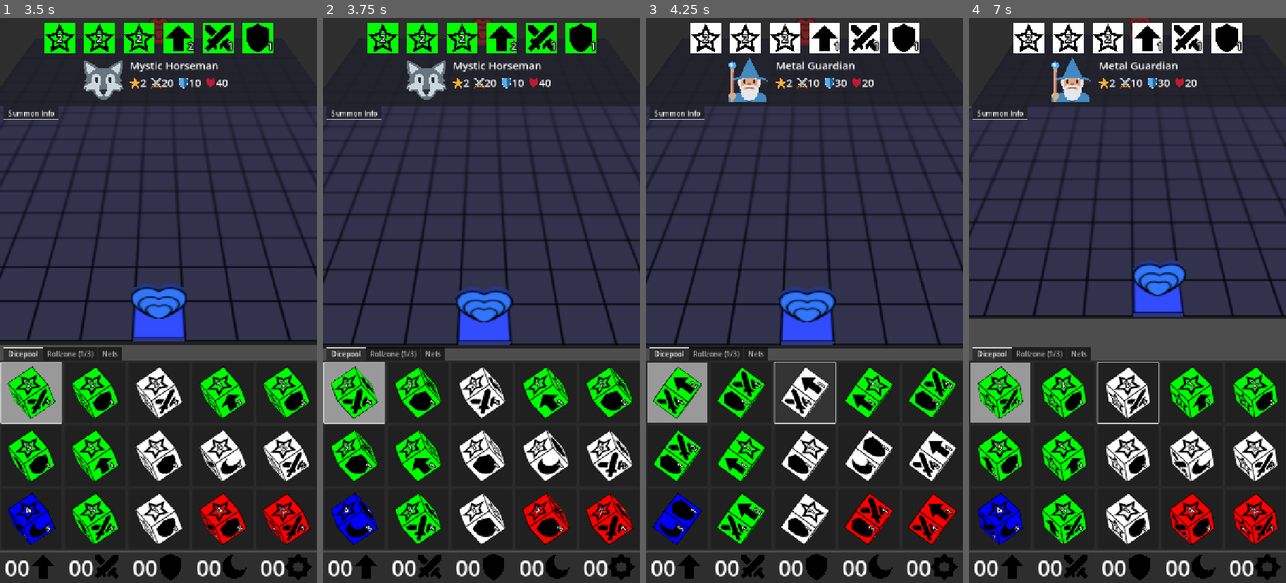
Above: before the commit, frames 1-4 (left to right).
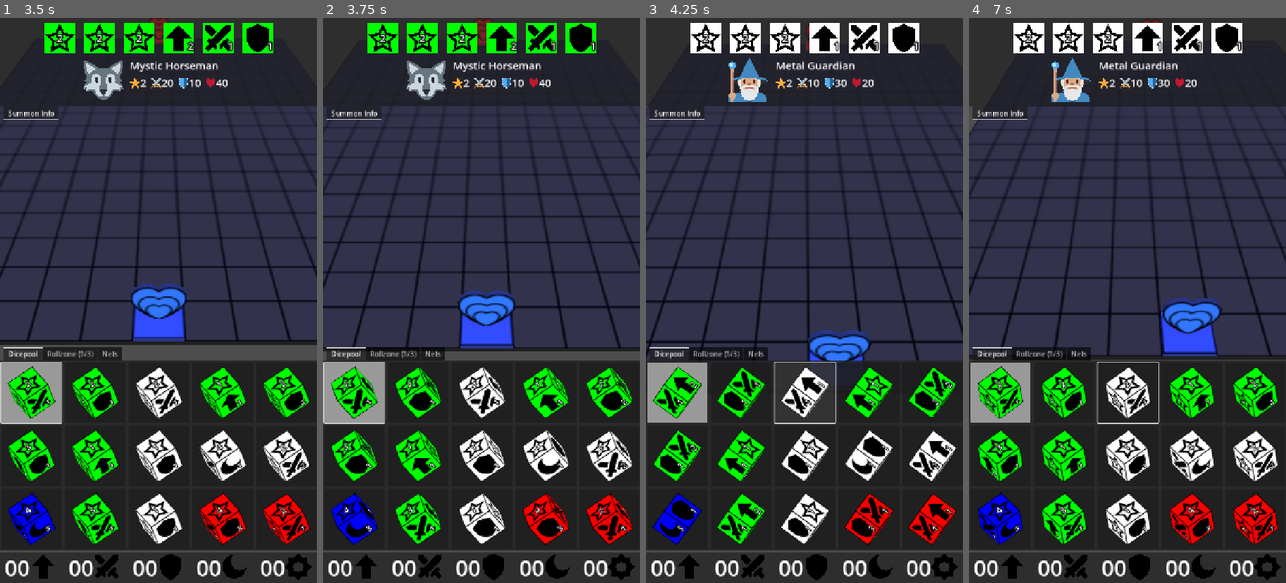
Above: after the commit, the same moments.

Repository: francocurotto/DDMre
Game: Godot game, scene res://scenes/duel.tscn
Same seed, same stepped clock (60 frames per second), same inputs: the game is played once before the commit and once after it.
Inputs (mouse positions are in pixels of both pictures, inside the frame that each line leads up to):
- Up to frame 1 (3.5 s): click (31, 390) at 0.52 s; click (31, 390) at 1.27 s; click (31, 390) at 2.02 s; move the mouse to (228, 272) at 2.77 s; click (228, 272) at 2.92 s
- Up to frame 2 (3.75 s): drag from (418, 328) to (465, 413) at 3.52 s
- Up to frame 3 (4.25 s): no input
- Up to frame 4 (7 s): move the mouse to (1159, 176) at 4.27 s; click (1159, 176) at 4.42 s; drag from (1111, 413) to (1032, 215) at 5.02 s; move the mouse to (1222, 385) at 5.77 s; click (1222, 385) at 5.92 s; drag from (1032, 215) to (1079, 159) at 6.52 s

Frame 1 is identical in both runs. In frame 2, 5.4% of the frame differs, in the area x 0-100%, y 0-59%; in frame 3, 9.3%; in frame 4, 13%, in the area x 0-100%, y 0-61%.

Commit message:
extend drag over control area

Diff:
--- a/source/scenes/player_gui/touch_controls/touch_controls.gd
+++ b/source/scenes/player_gui/touch_controls/touch_controls.gd
@@ -36,27 +36,23 @@
 #region builtin functions
 func _input(event: InputEvent) -> void:
 	if not disabled:
-		if get_global_rect().has_point(event.position):
-			if event is InputEventScreenTouch and event.pressed:
+		if event is InputEventScreenTouch and event.pressed:
+			if get_global_rect().has_point(event.position):
 				touch_flag = true
 				touch_position = viewport.get_mouse_position()
 				touch_pressed.emit()
-			elif event is InputEventScreenDrag and touch_flag:
-				drag_flag = true
-				velocity = event.velocity
-				dragging.emit()
-				if not threshold_flag and is_threshold_exceeded():
-					threshold_flag = true
-					threshold_exceeded.emit(get_drag_angle(event))
-			elif event is InputEventScreenTouch and not event.pressed:
-				if drag_flag:
-					drag_released.emit()
-				elif touch_flag:
-					touch_released.emit()
-				reset_flags()
-		else:
+		elif event is InputEventScreenDrag and touch_flag:
+			drag_flag = true
+			velocity = event.velocity
+			dragging.emit()
+			if not threshold_flag and is_threshold_exceeded():
+				threshold_flag = true
+				threshold_exceeded.emit(get_drag_angle(event))
+		elif event is InputEventScreenTouch and not event.pressed and touch_flag:
 			if drag_flag:
 				drag_released.emit()
+			elif touch_flag:
+				touch_released.emit()
 			reset_flags()
 #endregion
 
Not shown, changed: TODO.md
